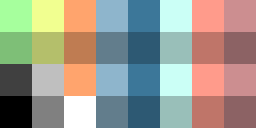
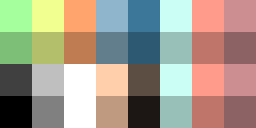
Before/after of a 256x128 layered artwork. What changed in the layer stack:
painted on "Color" (4th of 14, in "Swatch 13") over [left=128, top=64, right=160, bottom=96]
painted on "Shade" (4th of 13, in "Swatch 13") over [left=128, top=96, right=160, bottom=128]
painted on "Color" (5th of 14, in "Swatch 12") over [left=96, top=64, right=128, bottom=96]
painted on "Shade" (5th of 13, in "Swatch 12") over [left=96, top=96, right=128, bottom=128]
painted on "Color" (6th of 14, in "Swatch 11") over [left=64, top=64, right=96, bottom=96]
